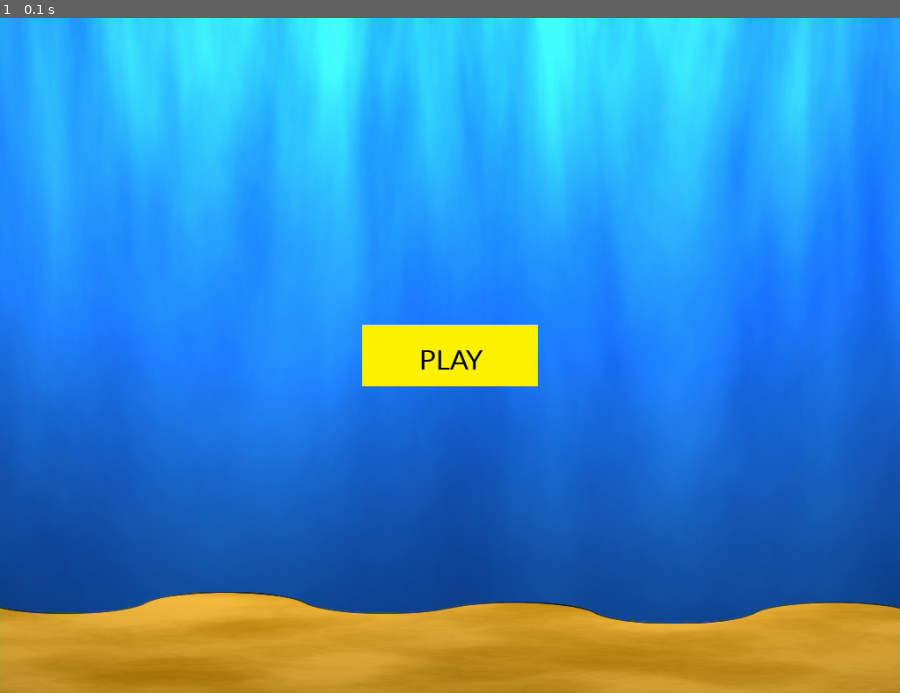
Above: before the commit, frame 1.
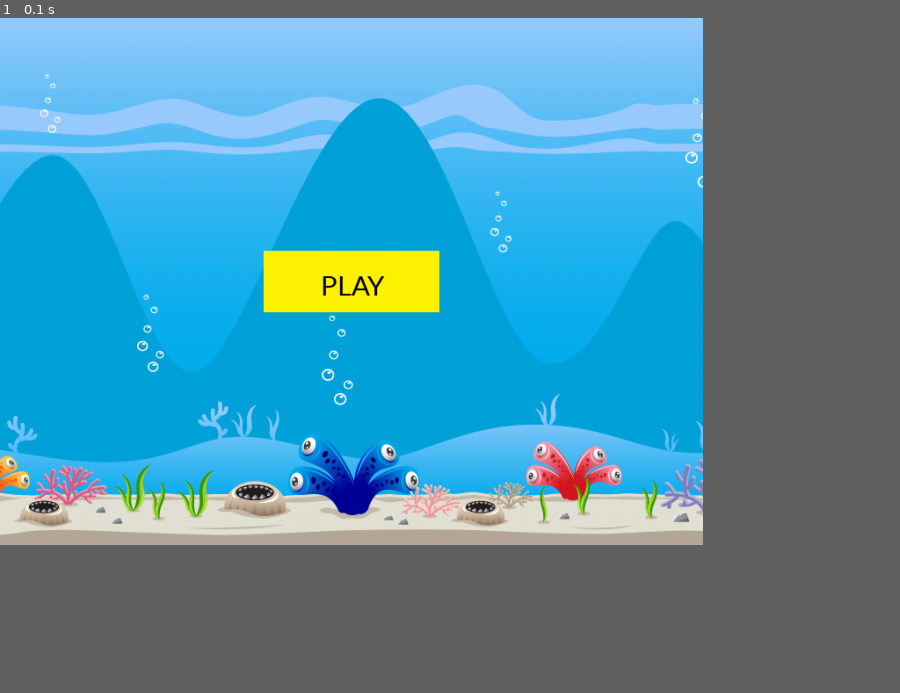
Above: after the commit, the same moment.

Repository: okandiah/Project
Game: pygame game, started from FlappyFish.py
The game is run twice, just before and just after one commit, with the same random seed, the same clock (stepped at 60 frames per second) and the same inputs.
Inputs:
- Up to frame 1 (0.1 s): no input
The window is 900x675 before the commit and 703x527 after it. Grey fills any space a smaller window leaves; there, only what the larger window draws over its background counts as a difference.

The runs differ from the first frame. In frame 1, 85% of the frame differs, in the area x 0-100%, y 0-100%.

Commit message:
new imgs

Diff:
--- a/FlappyFish.py
+++ b/FlappyFish.py
@@ -9,11 +9,11 @@
 fps = 60
 
 # screen size
-size = (1024, 768)
-width = 1024
-height = 768
+size = (800, 600)
+width = 800
+height = 600
 
-background = pygame.image.load('gamebackground.png')
+background = pygame.image.load('seabackground.png')
 
 # opens up a window
 screen = pygame.display.set_mode(size)
@@ -22,14 +22,14 @@
 
 def play_screen():
     run = True
-    background2 = pygame.image.load('gamebackground.png')
+    background2 = pygame.image.load('sandbackground.png')
     background_scroll = 0
     scroll_speed = 4
 
     while run:
         timer.tick(fps)
         screen.blit(background, (0, 0))
-        screen.blit(background2, (background_scroll, 768))
+        screen.blit(background2, (background_scroll, 600))
         background_scroll -= scroll_speed
 
         if abs(background_scroll) > 35:
Binary file added: sandbackground.webp
Binary file added: seabackground.png
